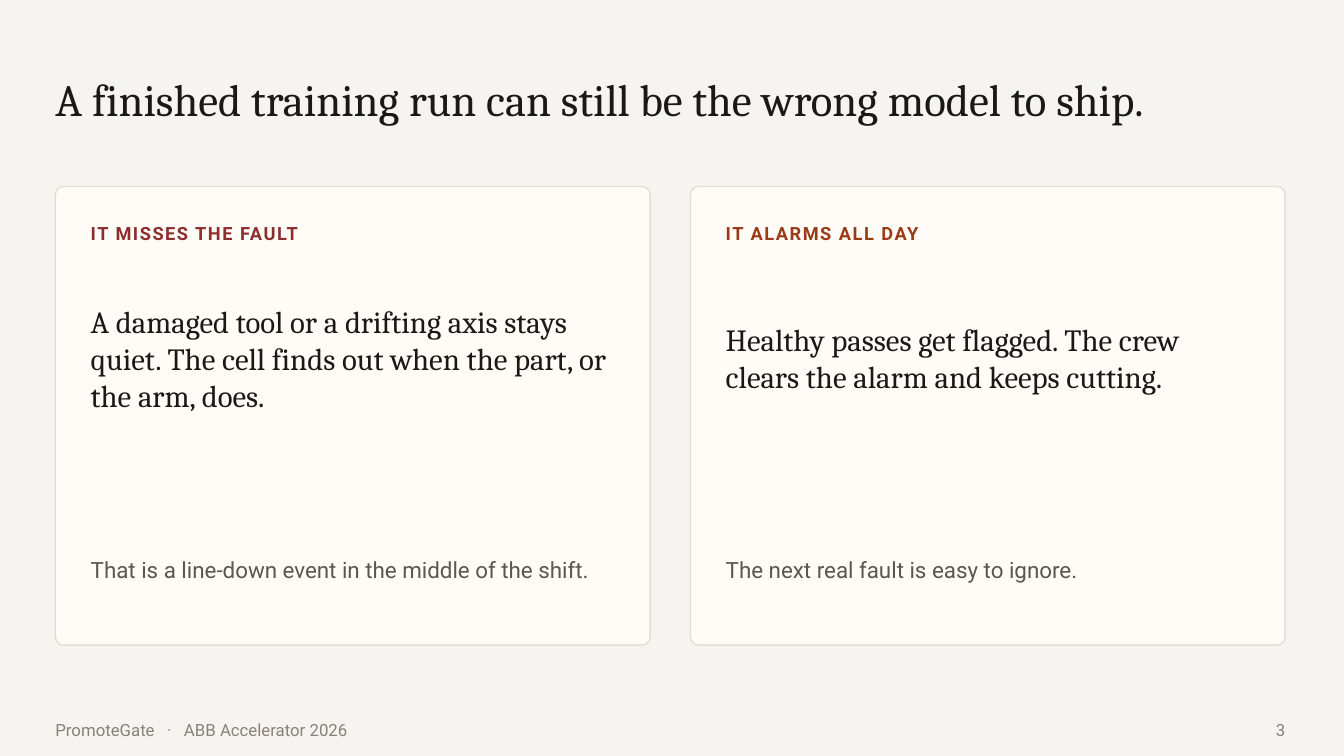
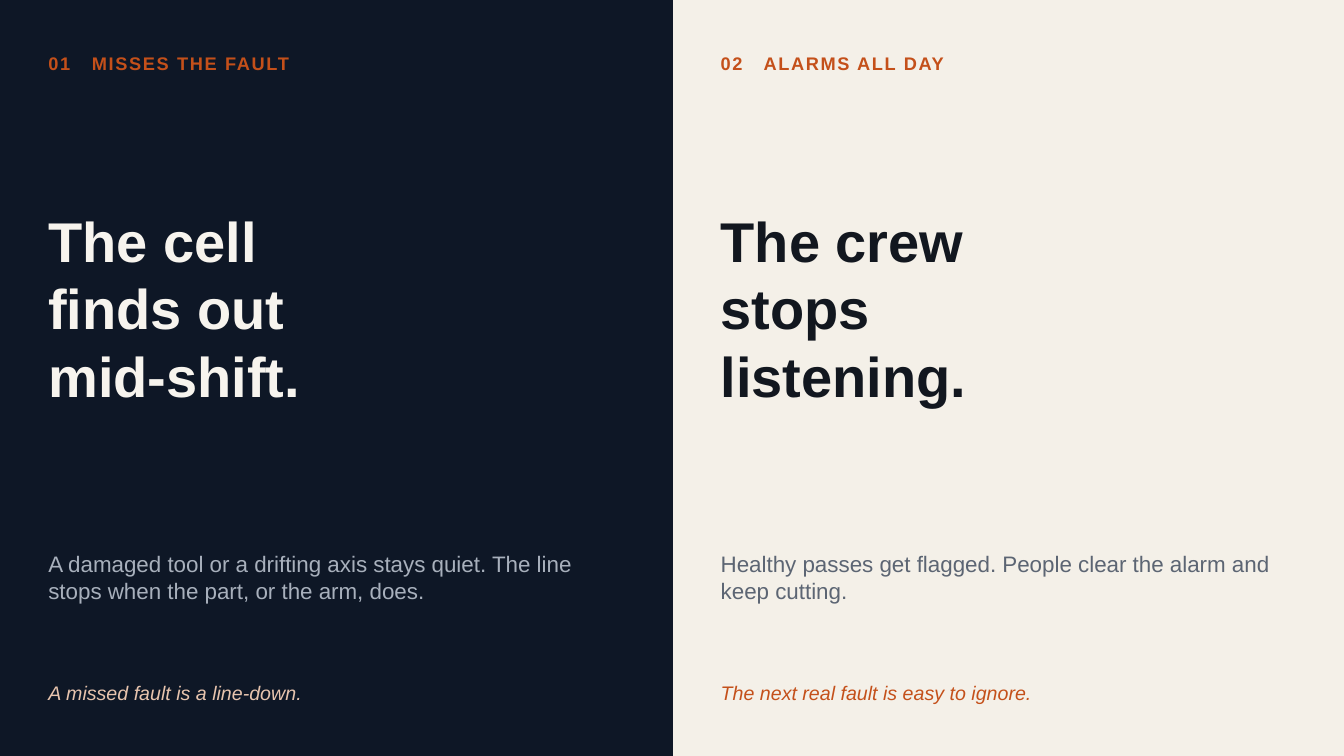
Before and after one commit to dhamariT/promotegate, a slide deck: slide 3 of pitch/PromoteGate-ABB-Accelerator.pptx. Drawn at 1344x756 pixels with LibreOffice and Linux fonts; fonts in the diff are those of the drawing. Boxes give left, top, right and bottom in pixels: in the first picture for what was removed or moved away, otherwise in the second. Text is boxed around its words. In the diff, an @@ line names an element or a change of style, - is before the commit and + after.

```diff
--- a/pitch/PromoteGate-ABB-Accelerator.pptx
+++ b/pitch/PromoteGate-ABB-Accelerator.pptx
@@ background #F6F4F0 to #F4F0E8 @@
@@ rectangle added at (0,0,673,756), fill #0E1726, outline #0E1726 1 pt @@
@@ text added at (48,57,289,70), 13 pt, text #C4501A, bold @@
+01 MISSES THE FAULT
@@ text at (721,57,944,70): text changed; font Roboto to Arial; text colour #9A3B16 to #C4501A @@
-IT ALARMS ALL DAY
+02 ALARMS ALL DAY
@@ text removed at (55,84,1143,126) @@
-A finished training run can still be the wrong model to ship.
@@ rounded rectangle removed at (55,187,650,645) @@
@@ rounded rectangle removed at (691,187,1286,645) @@
@@ text at (48,221,300,398): text changed; size 13 to 40 pt; font Roboto to Arial; text colour #8D2E2E to #F7F4EE @@
-IT MISSES THE FAULT
+The cell
+finds out
+mid-shift.
@@ text added at (721,221,966,406), 40 pt, text #12171F, bold @@
+The crew
+stops
+listening.
@@ text at (48,556,572,604): text changed; size 22 to 16 pt; font Cambria to Arial; text colour #1A1916 to #A8B0BC @@
-A damaged tool or a drifting axis stays quiet. The cell finds out when the part, or the arm, does.
+A damaged tool or a drifting axis stays quiet. The line stops when the part, or the arm, does.
@@ text at (721,556,1269,604): text changed; size 22 to 16 pt; font Cambria to Arial; text colour #1A1916 to #5C6573 @@
-Healthy passes get flagged. The crew clears the alarm and keeps cutting.
+Healthy passes get flagged. People clear the alarm and keep cutting.
@@ text at (48,685,301,700): text changed; size 16 to 14 pt; font Roboto to Arial; text colour #5C564E to #E7C4AE; italic on @@
-That is a line-down event in the middle of the shift.
+A missed fault is a line-down.
@@ text "The next real fault is ...": place and size @@
-text "The next real fault is ..." at (726,561,1077,583)
+text "The next real fault is ..." at (721,685,1031,704)
@@ text "The next real fault is ..." at (721,685,1031,704): size 16 to 14 pt, font Roboto to Arial, text colour #5C564E to #C4501A, italic on @@
@@ text removed at (55,723,348,736) @@
-PromoteGate · ABB Accelerator 2026
@@ text removed at (1276,724,1285,736) @@
-3
```
Also in this commit, not shown: 6 other slides changed, 1 slide added, 1 slide removed, 1 other file.
